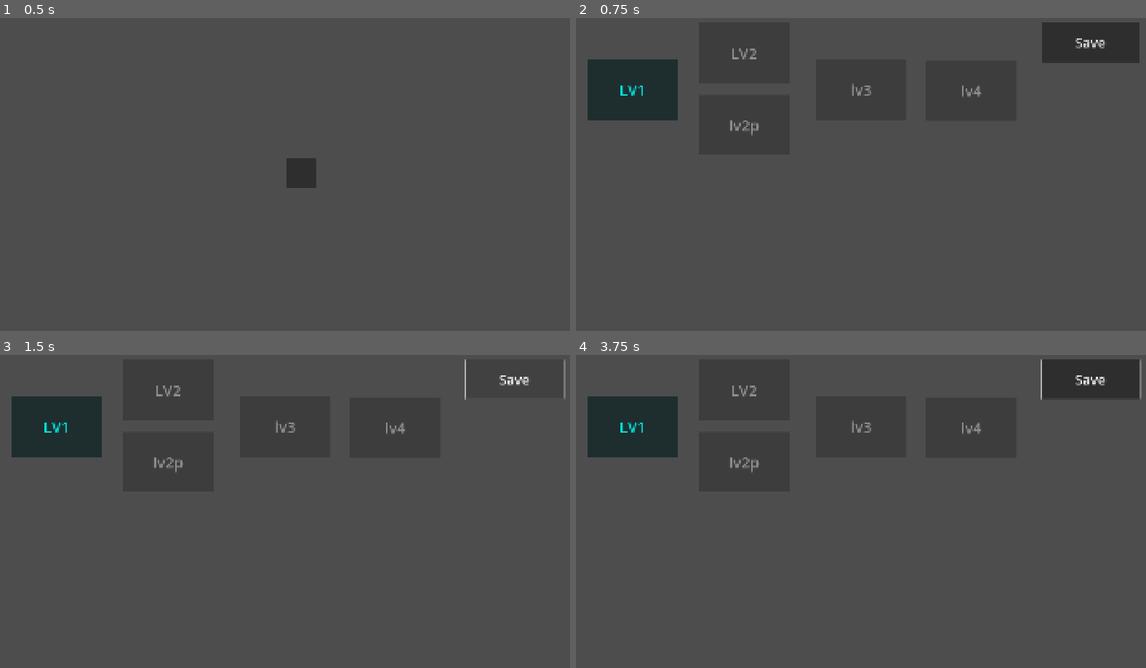
Above: before the commit, frames 1-4 (two rows, left to right).
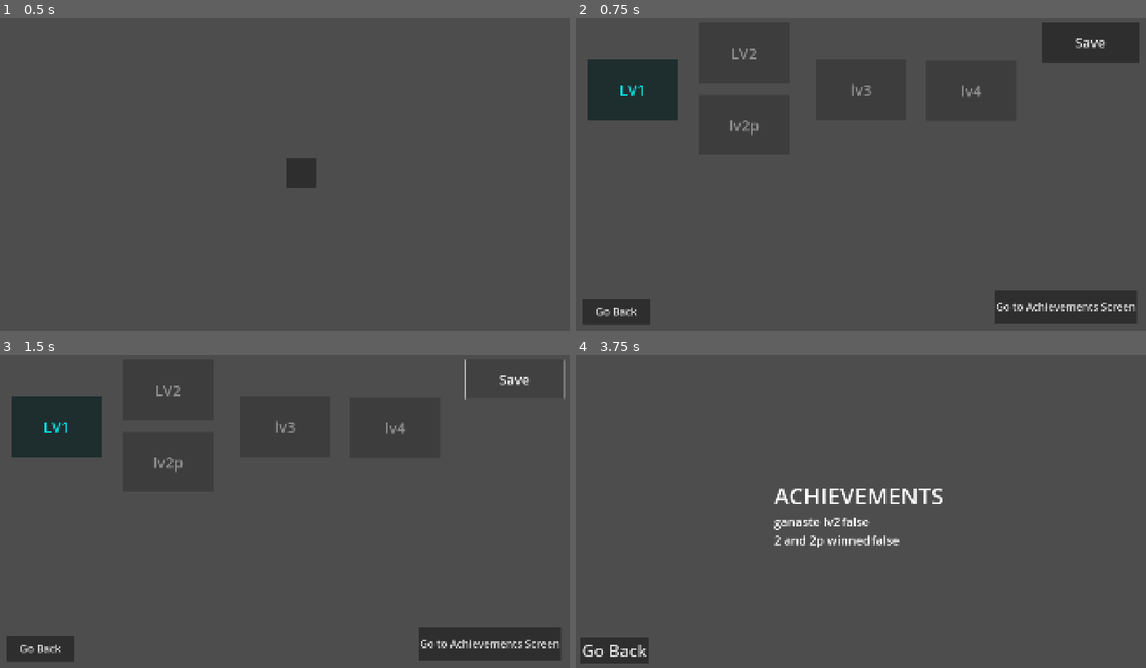
Above: after the commit, the same moments.

Repository: diablohumastudio/NvC-Data-Systems
Game: Godot game, scene res://main.tscn
Same seed, same stepped clock (60 frames per second), same inputs: the game is played once before the commit and once after it.
Inputs (mouse positions are in pixels of both pictures, inside the frame that each line leads up to):
- Up to frame 1 (0.5 s): no input
- Up to frame 2 (0.75 s): click (878, 171) at 0.5 s
- Up to frame 3 (1.5 s): click "Save" at 1.25 s
- Up to frame 4 (3.75 s): click (615, 649) at 2 s, where only the run after the commit has a clickable "Go Back"; click (878, 508) at 2.77 s; click (1066, 642) at 3.5 s, where only the run after the commit has a clickable "Go to Achievements Screen"

Frame 1 is identical in both runs. In frame 2, 3.4% of the frame differs, in the area x 1-99%, y 87-98%; in frame 3, 3.4%; in frame 4, 7.7%, in the area x 0-100%, y 1-99%.
Error before the commit: Parse Error: Identifier "UserDataSystem" not declared in the current scope. (res://data/levels/model/level.gd:11)

Commit message:
Menu with more buttons and a new screen for achievements. More changes to interfaces. several users supported

Diff:
--- a/data/achievements/data/achiv_lev_2_compl.tres
+++ b/data/achievements/data/achiv_compl_lv_2.tres
@@ -1,7 +1,7 @@
 [gd_resource type="Resource" script_class="Achievement" load_steps=3 format=3 uid="uid://81fc7fu8i1e"]
 
 [ext_resource type="Script" uid="uid://b14kgvm7qxpo" path="res://data/achievements/model/achievement.gd" id="1_t5elq"]
-[ext_resource type="Resource" uid="uid://cs2gjel3asxwt" path="res://data/ud_achievements/data/ud_achiev_lv_2.tres" id="2_r024g"]
+[ext_resource type="Resource" uid="uid://cs2gjel3asxwt" path="res://data/ud_achievements/data/ud_achiev_compl_lv_2.tres" id="2_r024g"]
 
 [resource]
 script = ExtResource("1_t5elq")
--- /dev/null
+++ b/data/achievements/data/achiv_compl_lv_2_and_2p.tres
@@ -0,0 +1,13 @@
+[gd_resource type="Resource" script_class="Achievement" load_steps=3 format=3 uid="uid://w0e6uhxsbibe"]
+
+[ext_resource type="Script" uid="uid://b14kgvm7qxpo" path="res://data/achievements/model/achievement.gd" id="1_funmo"]
+[ext_resource type="Resource" uid="uid://by3wfj43dodxu" path="res://data/ud_achievements/data/ud_achiev_compl_lv_2_and_2p.tres" id="2_kvydn"]
+
+[resource]
+script = ExtResource("1_funmo")
+id = 1
+achievement_name = "2 and 2p winned"
+description = ""
+reward = 0
+ud_achievement = ExtResource("2_kvydn")
+metadata/_custom_type_script = "uid://b14kgvm7qxpo"
--- a/data/achievements/model/achievement.gd
+++ b/data/achievements/model/achievement.gd
@@ -1,6 +1,6 @@
 class_name Achievement extends Resource
 
-enum IDs {Achiev1, Achiev2, Achiev2p, Achiev3, Achiev4}
+enum IDs {AchievCompLv2, AchievCompLv2and2p}
 
 @export var id: IDs
 @export var achievement_name: String
@@ -10,6 +10,6 @@
 
 func _set_ud_achievement(new_value:UDAchievement) -> void:
 	ud_achievement = new_value
-	for saved_ud_achiev in UserDataSystem.current_user_data.achievements.ud_achievements:
+	for saved_ud_achiev in UDS.current_user_data.ud_achievements.ud_achievements:
 		if saved_ud_achiev.id == ud_achievement.id:
 			ud_achievement = saved_ud_achiev
--- a/data/levels/model/level.gd
+++ b/data/levels/model/level.gd
@@ -8,6 +8,6 @@
 
 func _set_ud_level(new_value:UDLevel) -> void:
 	ud_level = new_value
-	for saved_ud_lv in UserDataSystem.current_user_data.progress.ud_levels:
+	for saved_ud_lv in UDS.current_user_data.progress.ud_levels:
 		if saved_ud_lv.id == ud_level.id:
 			ud_level = saved_ud_lv
--- a/data/ud_achievements/data/ud_achiev_lv_2.tres
+++ b/data/ud_achievements/data/ud_achiev_compl_lv_2.tres
@@ -1,11 +1,14 @@
-[gd_resource type="Resource" script_class="UDAchievement" load_steps=3 format=3 uid="uid://cs2gjel3asxwt"]
+[gd_resource type="Resource" script_class="UDAchievement" load_steps=4 format=3 uid="uid://cs2gjel3asxwt"]
 
 [ext_resource type="Resource" uid="uid://cdw84tffq1sgt" path="res://data/conditions/data/cond_lv_compl_lv_2.tres" id="1_3gm80"]
 [ext_resource type="Script" uid="uid://us6tcodg4fax" path="res://data/ud_achievements/model/ud_achievement.gd" id="1_5y32d"]
+[ext_resource type="Script" uid="uid://d3wt36dxybuoe" path="res://data/conditions/model/condition.gd" id="1_qwhqf"]
 
 [resource]
 script = ExtResource("1_5y32d")
+id = 0
 is_achieved = false
 porcentage_achieved = 0
-conditions = ExtResource("1_3gm80")
+conditions = Array[ExtResource("1_qwhqf")]([ExtResource("1_3gm80")])
+conditions_traker = {}
 metadata/_custom_type_script = "uid://us6tcodg4fax"
--- /dev/null
+++ b/data/ud_achievements/data/ud_achiev_compl_lv_2_and_2p.tres
@@ -0,0 +1,15 @@
+[gd_resource type="Resource" script_class="UDAchievement" load_steps=5 format=3 uid="uid://by3wfj43dodxu"]
+
+[ext_resource type="Script" uid="uid://d3wt36dxybuoe" path="res://data/conditions/model/condition.gd" id="1_23cko"]
+[ext_resource type="Resource" uid="uid://cdw84tffq1sgt" path="res://data/conditions/data/cond_lv_compl_lv_2.tres" id="2_38yfy"]
+[ext_resource type="Script" uid="uid://us6tcodg4fax" path="res://data/ud_achievements/model/ud_achievement.gd" id="2_b7a6r"]
+[ext_resource type="Resource" uid="uid://bg2v8g3sch4cs" path="res://data/conditions/data/cond_lv_compl_lv_2p.tres" id="3_h0di5"]
+
+[resource]
+script = ExtResource("2_b7a6r")
+id = 1
+is_achieved = false
+porcentage_achieved = 0
+conditions = Array[ExtResource("1_23cko")]([ExtResource("2_38yfy"), ExtResource("3_h0di5")])
+conditions_traker = {}
+metadata/_custom_type_script = "uid://us6tcodg4fax"
--- a/data/ud_achievements/model/ud_achievement.gd
+++ b/data/ud_achievements/model/ud_achievement.gd
@@ -1,17 +1,28 @@
 class_name UDAchievement extends Resource
+
+signal achieved(id: Achievement.IDs)
 
 @export var id: Achievement.IDs
 
 @export_storage var is_achieved: bool = false
 @export_storage var porcentage_achieved: int = 0
 
-@export var conditions: Condition: set = _set_conditions
+@export var conditions: Array[Condition]: set = _set_conditions
+@export_storage var conditions_traker : Dictionary
 
-func _set_conditions(new_value: Condition):
+func _set_conditions(new_value: Array[Condition]):
 	conditions = new_value
 	if !conditions: return
-	conditions.fullfilled.connect(_on_condition_fullfilled)
+	for condition in conditions:
+		conditions_traker.set(condition.id, false)
+		condition.fullfilled.connect(_on_condition_fullfilled)
+	printt("setter",self, self.id ,conditions_traker)
 
-func _on_condition_fullfilled(_cond: Condition):
-	print()
+func _on_condition_fullfilled(condition: Condition):
+	conditions_traker.set(condition.id, true)
+	printt(self, self.id, conditions_traker)
+	for key in conditions_traker:
+		if conditions_traker[key] == false:
+			return
 	is_achieved = true
+	achieved.emit(id)
--- a/data/ud_levels/data/ud_lv_2.tres
+++ b/data/ud_levels/data/ud_lv_2.tres
@@ -11,6 +11,7 @@
 locked = true
 completed = false
 unlocked_conditions = Array[ExtResource("3_ku511")]([ExtResource("3_ewvcl")])
-unlocked_conditions_tracking_fullfilment = Dictionary[String, bool]({})
+unl_cond_tracking = {}
+my_var = {}
 completed_condition = ExtResource("1_gj4mk")
 metadata/_custom_type_script = "uid://bogjp3dhhsxqm"
--- a/data/ud_levels/data/ud_lv_2p.tres
+++ b/data/ud_levels/data/ud_lv_2p.tres
@@ -11,6 +11,7 @@
 locked = true
 completed = false
 unlocked_conditions = Array[ExtResource("3_0t7c1")]([ExtResource("4_0t7c1")])
-unlocked_conditions_tracking_fullfilment = Dictionary[String, bool]({})
+unl_cond_tracking = {}
+my_var = {}
 completed_condition = ExtResource("1_w0uoj")
 metadata/_custom_type_script = "uid://bogjp3dhhsxqm"
--- a/data/ud_levels/data/ud_lv_3.tres
+++ b/data/ud_levels/data/ud_lv_3.tres
@@ -12,6 +12,7 @@
 locked = true
 completed = false
 unlocked_conditions = Array[ExtResource("3_lj3uh")]([ExtResource("4_lj3uh"), ExtResource("5_iplk3")])
-unlocked_conditions_tracking_fullfilment = Dictionary[String, bool]({})
+unl_cond_tracking = {}
+my_var = {}
 completed_condition = ExtResource("1_01fha")
 metadata/_custom_type_script = "uid://bogjp3dhhsxqm"
--- a/data/ud_levels/data/ud_lv_4.tres
+++ b/data/ud_levels/data/ud_lv_4.tres
@@ -11,6 +11,7 @@
 locked = true
 completed = false
 unlocked_conditions = Array[ExtResource("3_osdn1")]([ExtResource("4_osdn1")])
-unlocked_conditions_tracking_fullfilment = Dictionary[String, bool]({})
+unl_cond_tracking = {}
+my_var = {}
 completed_condition = ExtResource("1_qtce7")
 metadata/_custom_type_script = "uid://bogjp3dhhsxqm"
--- a/data/ud_levels/model/ud_level.gd
+++ b/data/ud_levels/model/ud_level.gd
@@ -5,17 +5,16 @@
 @export var locked: bool = true
 @export var completed: bool = false
 @export var unlocked_conditions: Array[CondLvCompl] : set = _set_unlocked_condition
-@export_storage var unlocked_conditions_tracking_fullfil: Dictionary
+@export var unl_cond_tracking: Dictionary = {}
+@export_storage var my_var : Dictionary = {}
 @export var completed_condition: CondLvCompl : set = _set_completed_condition
-
-func _init() -> void:
-	pass
 
 func _set_unlocked_condition(new_value: Array[CondLvCompl]) -> void:
 	unlocked_conditions = new_value
 	if !unlocked_conditions: return
 	for unlocked_condition in unlocked_conditions:
-		unlocked_conditions_tracking_fullfil[unlocked_condition.id] = false
+		unl_cond_tracking.set(unlocked_condition.id, false)
+		my_var.set(unlocked_condition.id, false)
 		unlocked_condition.fullfilled.connect(_on_unlocked_condition_fullfilled)
 
 func _set_completed_condition(new_value: CondLvCompl) -> void:
@@ -24,9 +23,9 @@
 	completed_condition.fullfilled.connect(_on_completed_condition_fullfilled)
 
 func _on_unlocked_condition_fullfilled(_cond : CondLvCompl) -> void:
-	unlocked_conditions_tracking_fullfil[_cond.id] = true
-	for key in unlocked_conditions_tracking_fullfil:
-		if unlocked_conditions_tracking_fullfil[key] == false:
+	unl_cond_tracking[_cond.id] = true
+	for key in unl_cond_tracking:
+		if unl_cond_tracking[key] == false:
 			return
 	self.locked = false
 
--- a/global_systems/action_condition_system/action_condition_system.gd
+++ b/global_systems/action_condition_system/action_condition_system.gd
@@ -1,16 +1,9 @@
 extends Node
 
-var conditions: Array[Condition] = _get_conditions_from_files()
+var conditions: Array[Condition]
 
-func _get_conditions_from_files() -> Array[Condition]:
-	var conds: Array[Condition]
-	var dir := DirAccess.open("res://data/conditions/data/")
-	assert(dir != null, "Could not open folder")
-	dir.list_dir_begin()
-	for file: String in dir.get_files():
-		var cond: Condition = load(dir.get_current_dir() + "/" + file)
-		conds.append(cond)
-	return conds
+func _ready() -> void:
+	conditions = DataFilesLoader.get_conditions_from_res_files()
 
 func _evaluate_conditions(action: Action):
 	for cond in conditions:
--- a/global_systems/user_data_system/user_data.gd
+++ b/global_systems/user_data_system/user_data/user_data.gd
@@ -2,4 +2,5 @@
 
 @export_storage var user_name: String = ""
 @export_storage var progress: UserProgress = UserProgress.new()
-@export_storage var achievements: UserAchievements = UserAchievements.new()
+@export_storage var ud_achievements: UserAchievements = UserAchievements.new()
+@export_storage var stats: UserStats = UserStats.new()
--- /dev/null
+++ b/global_systems/user_data_system/user_data/user_stats.gd
@@ -0,0 +1,3 @@
+class_name UserStats extends Resource
+
+@export_storage var total_enemies_killed: int = 0
--- a/global_systems/user_data_system/user_data_system.gd
+++ b/global_systems/user_data_system/user_data_system.gd
@@ -25,31 +25,11 @@
 	var _user_data: UserData
 	_user_data = UserData.new()
 	_user_data.user_name = user_credentials.user_name
-	_user_data.progress.ud_levels = _create_ud_levels_from_res_files()
-	_user_data.achievements.ud_achievements = _create_ud_achievements_from_res_files()
+	_user_data.progress.ud_levels = DataFilesLoader.create_ud_levels_from_res_files()
+	_user_data.ud_achievements.ud_achievements = DataFilesLoader.create_ud_achievements_from_res_files()
 	return _user_data
 
-func _create_ud_levels_from_res_files() -> Array[UDLevel]:
-	var _ud_levels: Array[UDLevel]
-	var dir := DirAccess.open("res://data/ud_levels/data/")
-	assert(dir != null, "Could not open folder")
-	dir.list_dir_begin()
-	for file: String in dir.get_files():
-		var ud_level: UDLevel = load(dir.get_current_dir() + "/" + file)
-		_ud_levels.append(ud_level.duplicate())
-	return _ud_levels
-
-func _create_ud_achievements_from_res_files() -> Array[UDAchievement]:
-	var _ud_levels: Array[UDAchievement]
-	var dir := DirAccess.open("res://data/ud_achievements/data/")
-	assert(dir != null, "Could not open folder")
-	dir.list_dir_begin()
-	for file: String in dir.get_files():
-		var ud_level: UDAchievement = load(dir.get_current_dir() + "/" + file)
-		_ud_levels.append(ud_level.duplicate())
-	return _ud_levels
-
-func save_to_disk() -> void:
+func save_user_data_to_disk() -> void:
 	var result := ResourceSaver.save(current_user_data, _USER_FILE_BASE + current_user_data.user_name + ".tres")
 	assert(result == OK)
 	result = ResourceSaver.save(users_credentials, _USERS_CREDENTIALS_FILE_PATH)
--- a/screens/menu/menu.gd
+++ b/screens/menu/menu.gd
@@ -1,21 +1,10 @@
 class_name Menu extends Control
 
-func _ready() -> void:
-	var achievements = _get_achievements_from_res_files()
-	for achievement in achievements:
-		var new_achievement_presenter: AchievementPresenter = load("res://screens/menu/achievement_presenter/achievement_presenter.tscn").instantiate()
-		new_achievement_presenter.achievement = achievement
-		%AchievementsContainer.add_child(new_achievement_presenter)
+func _on_save_btn_pressed() -> void:
+	UDS.save_user_data_to_disk()
 
-func _on_save_btn_pressed() -> void:
-	UserDataSystem.save_to_disk()
+func _on_goto_achievements_screen_btn_pressed() -> void:
+	SMS.change_scene(GC.SCREENS_UIDS.ACHIEVEMENTS)
 
-func _get_achievements_from_res_files() -> Array[Achievement]:
-	var achievements: Array[Achievement]
-	var dir := DirAccess.open("res://data/achievements/data/")
-	assert(dir != null, "Could not open folder")
-	dir.list_dir_begin()
-	for file: String in dir.get_files():
-		var ud_level: Achievement = load(dir.get_current_dir() + "/" + file)
-		achievements.append(ud_level.duplicate())
-	return achievements
+func _on_go_back_btn_pressed() -> void:
+	SMS.change_scene(GC.SCREENS_UIDS.PREMENU)
--- a/screens/menu/menu.tscn
+++ b/screens/menu/menu.tscn
@@ -87,12 +87,24 @@
 text = "Save
 "
 
-[node name="AchievementsContainer" type="VBoxContainer" parent="."]
-unique_name_in_owner = true
+[node name="GotoAchievementsScreenBtn" type="Button" parent="."]
 layout_mode = 0
-offset_left = 1004.0
-offset_top = 493.0
-offset_right = 1650.0
-offset_bottom = 599.0
+offset_left = 1407.0
+offset_top = 913.0
+offset_right = 1876.0
+offset_bottom = 1023.0
+theme_override_font_sizes/font_size = 35
+text = "Go to Achievements Screen"
+
+[node name="GoBackBtn" type="Button" parent="."]
+layout_mode = 0
+offset_left = 47.0
+offset_top = 942.0
+offset_right = 270.0
+offset_bottom = 1026.0
+theme_override_font_sizes/font_size = 35
+text = "Go Back"
 
 [connection signal="pressed" from="SaveBtn" to="." method="_on_save_btn_pressed"]
+[connection signal="pressed" from="GotoAchievementsScreenBtn" to="." method="_on_goto_achievements_screen_btn_pressed"]
+[connection signal="pressed" from="GoBackBtn" to="." method="_on_go_back_btn_pressed"]
Renamed: global_systems/user_data_system/user_achievements.gd -> global_systems/user_data_system/user_data/user_achievements.gd
Renamed: global_systems/user_data_system/user_achievements.gd.uid -> global_systems/user_data_system/user_data/user_achievements.gd.uid
Renamed: global_systems/user_data_system/user_data.gd.uid -> global_systems/user_data_system/user_data/user_data.gd.uid
Renamed: global_systems/user_data_system/user_progress.gd -> global_systems/user_data_system/user_data/user_progress.gd
Renamed: global_systems/user_data_system/user_progress.gd.uid -> global_systems/user_data_system/user_data/user_progress.gd.uid
Not shown, added: global_systems/user_data_system/user_data/user_stats.gd.uid
Renamed: global_systems/user_data_system/user_credential.gd -> global_systems/user_data_system/users_credentials/user_credential.gd
Renamed: global_systems/user_data_system/user_credential.gd.uid -> global_systems/user_data_system/users_credentials/user_credential.gd.uid
Renamed: global_systems/user_data_system/users_credentials.gd -> global_systems/user_data_system/users_credentials/users_credentials.gd
Renamed: global_systems/user_data_system/users_credentials.gd.uid -> global_systems/user_data_system/users_credentials/users_credentials.gd.uid
